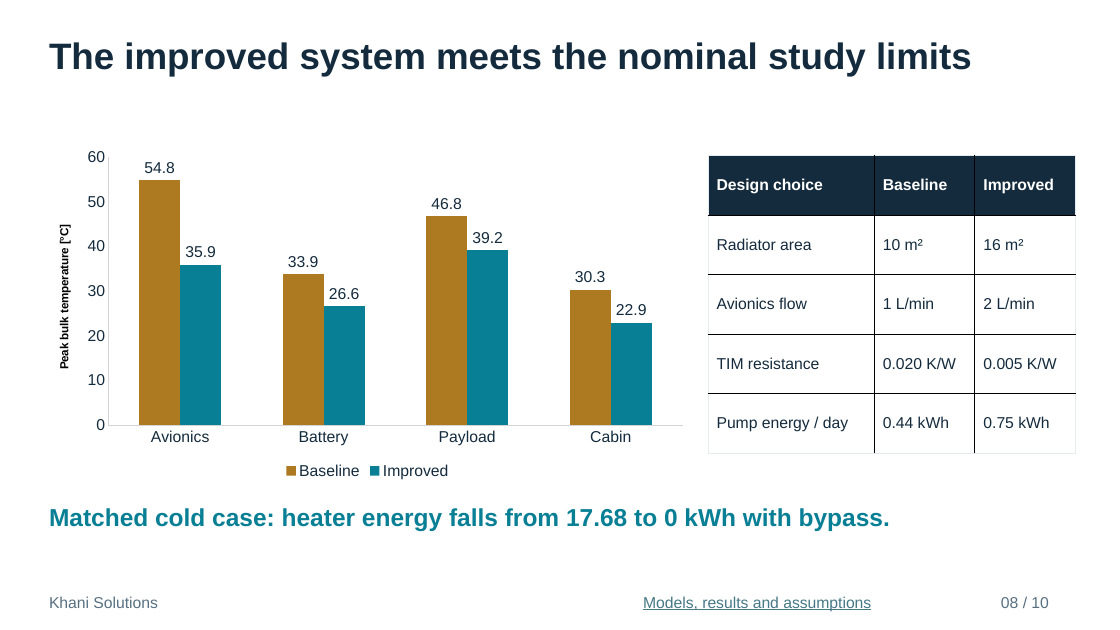
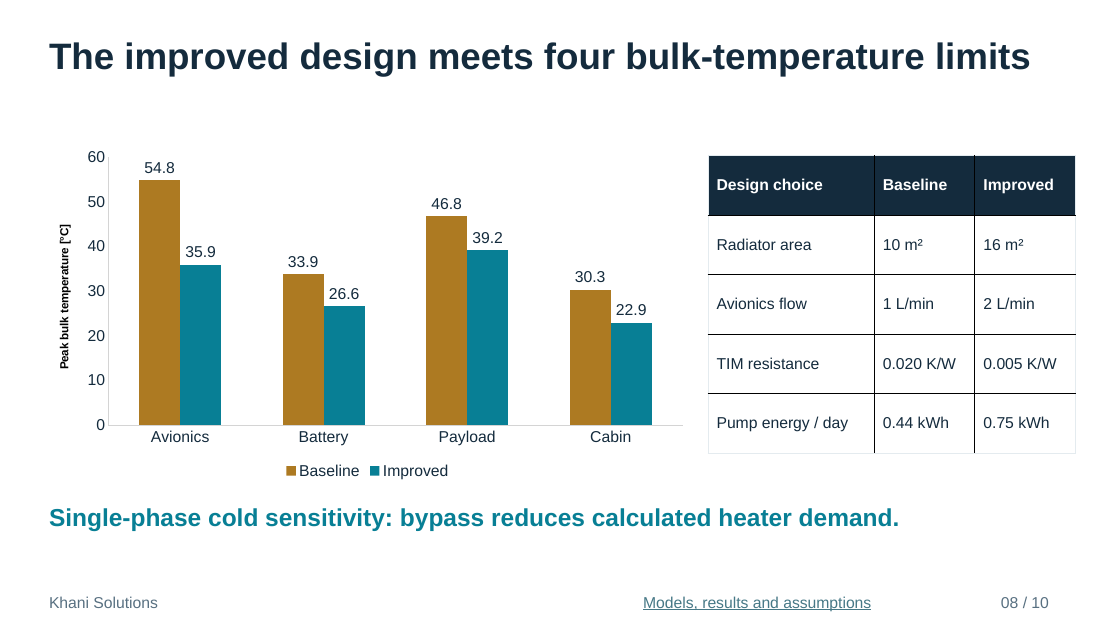
Before and after one commit to mrkhani88/khani-solutions-site, a slide deck: slide 8 of assets/studies/vast-haven-1/interview/Haven1_Thermal_Engineering_Interview.pptx. Drawn at 1120x630 pixels with LibreOffice and Linux fonts; fonts in the diff are those of the drawing. Boxes give left, top, right and bottom in pixels: in the first picture for what was removed or moved away, otherwise in the second. Text is boxed around its words. In the diff, an @@ line names an element or a change of style, - is before the commit and + after.

Commit message:
Document radiator freezing and load-margin validity limits in Haven study

```diff
--- a/assets/studies/vast-haven-1/interview/Haven1_Thermal_Engineering_Interview.pptx
+++ b/assets/studies/vast-haven-1/interview/Haven1_Thermal_Engineering_Interview.pptx
@@ text at <box>49,42,1031,77</box>: text changed @@
-The improved system meets the nominal study limits
+The improved design meets four bulk-temperature limits
@@ text at <box>49,508,900,532</box>: text changed @@
-Matched cold case: heater energy falls from 17.68 to 0 kWh with bypass.
+Single-phase cold sensitivity: bypass reduces calculated heater demand.
```
Also in this commit, not shown: 1 other slide changed, 6 other files.
